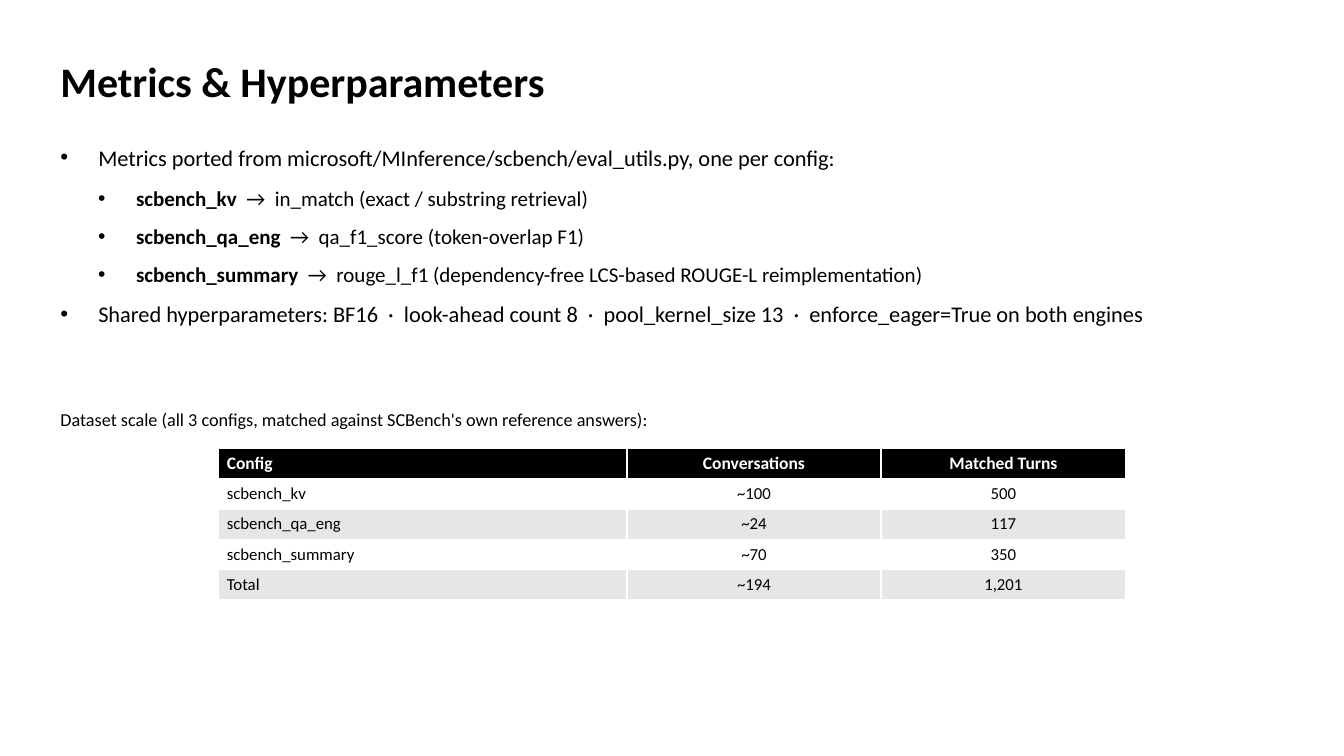
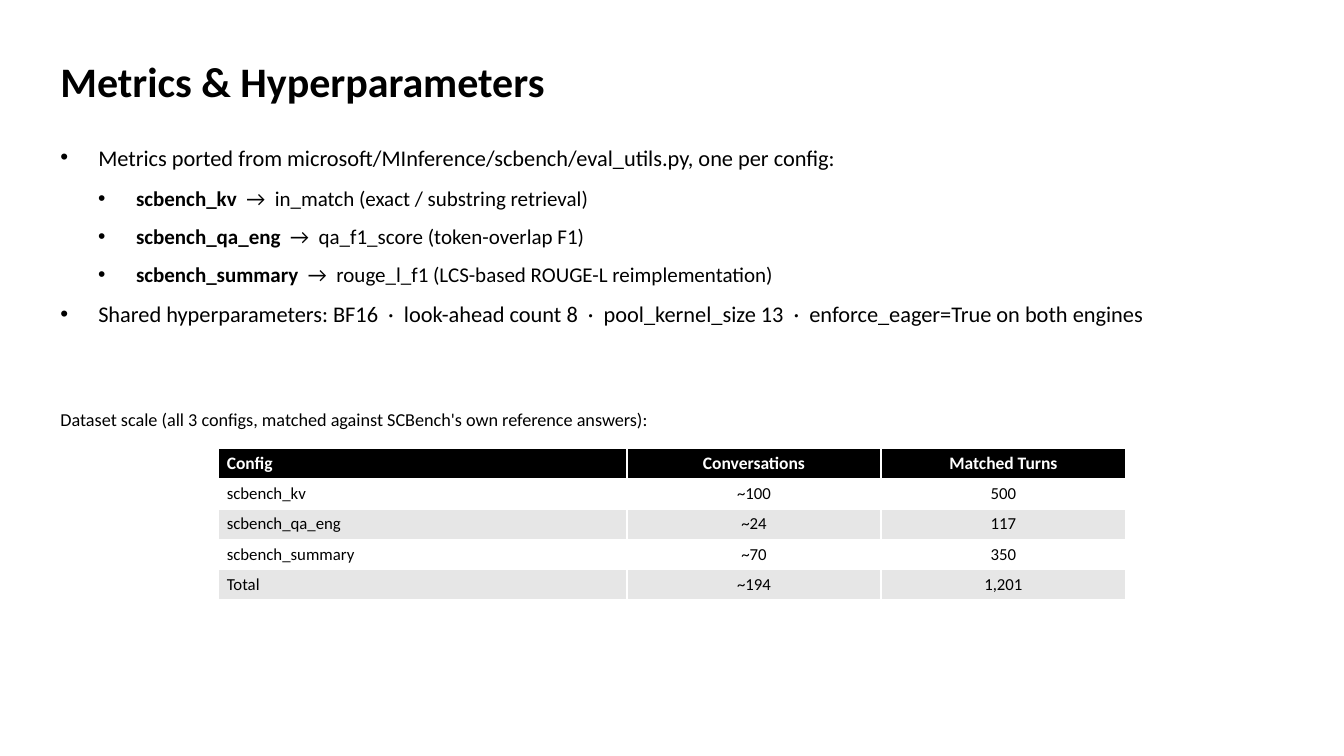
Before and after one commit to MS-Feeds/vllm-msn, a slide deck: slide 22 of benchmarks/spec_prefill_multi_turn/spec_prefill_multi_turn_template.pptx. Drawn at 1344x756 pixels with LibreOffice and Linux fonts; fonts in the diff are those of the drawing. Boxes give left, top, right and bottom in pixels: in the first picture for what was removed or moved away, otherwise in the second. Text is boxed around its words. In the diff, an @@ line names an element or a change of style, - is before the commit and + after.

```diff
--- a/benchmarks/spec_prefill_multi_turn/spec_prefill_multi_turn_template.pptx
+++ b/benchmarks/spec_prefill_multi_turn/spec_prefill_multi_turn_template.pptx
@@ text at [136, 267, 772, 286]: text changed @@
-• scbench_summary → rouge_l_f1 (dependency-free LCS-based ROUGE-L reimplementation)
+• scbench_summary → rouge_l_f1 (LCS-based ROUGE-L reimplementation)
```
Also in this commit, not shown: 9 other slides changed, 6 slides added, 2 slides removed, 12 other files.
